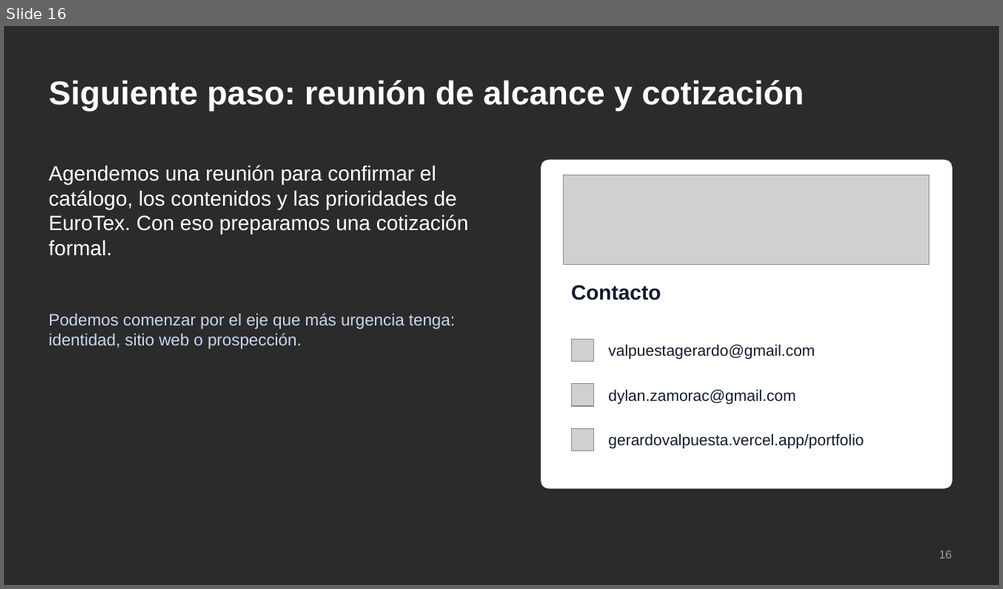
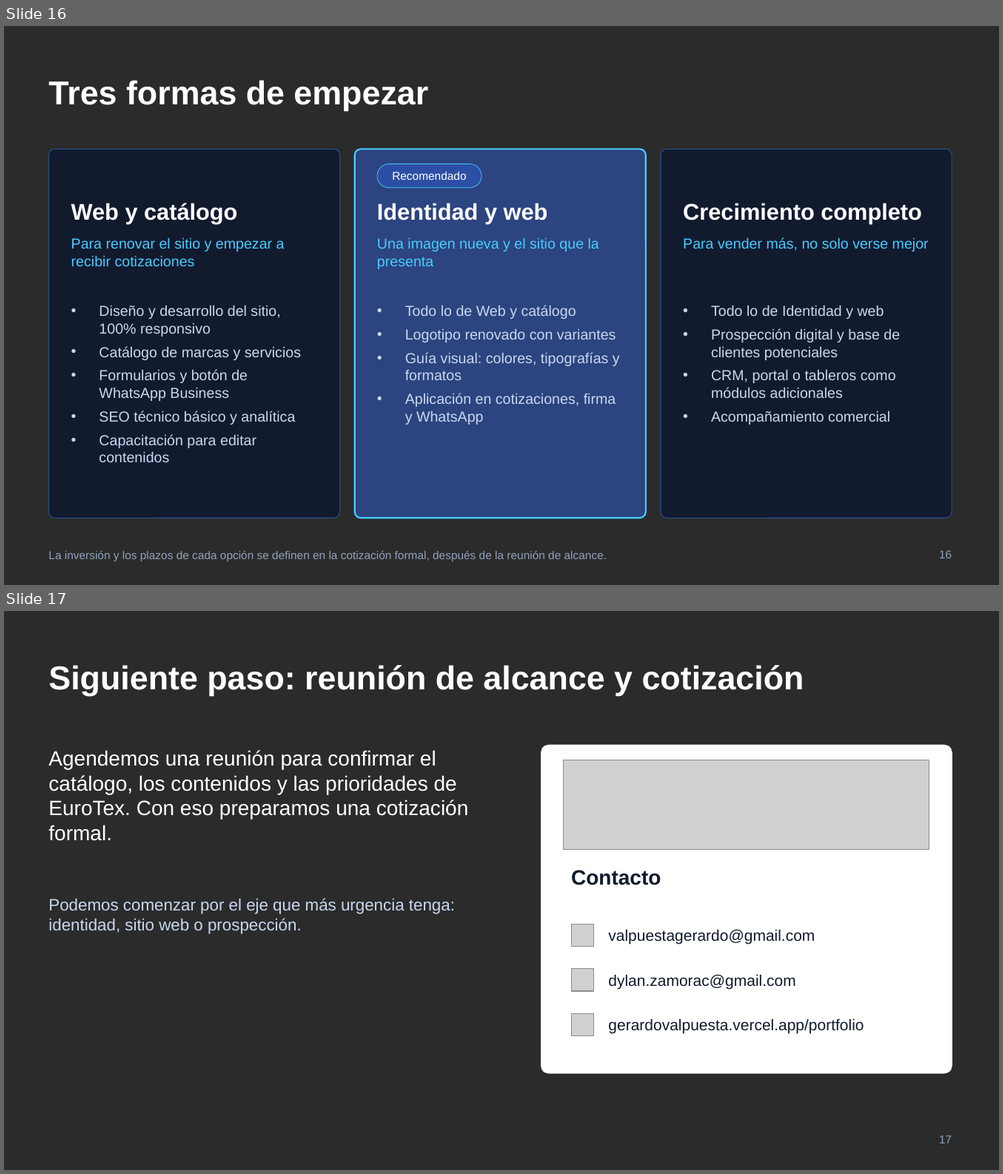
Before and after one commit to GerardoValpuesta/PortafolioWeb, a slide deck: presentaciones/eurotex/SYMTHREE_EuroTex_Propuesta_v2.pptx. Shown one above the other, each under a label of ours: slide 16 before the commit, slides 16 and 17 after it. The pictures are 1003x589 and 1003x1174 pixels, drawn with LibreOffice and Linux fonts; fonts in the diff are those of the drawing; grey boxes stand for pictures; background and template pictures are left out; a plain dark background stands for a picture behind light text. Boxes give left, top, right and bottom in pixels: in the first picture for what was removed or moved away, otherwise in the second. Text is boxed around its words. In the diff, an @@ line names an element or a change of style, - is before the commit and + after.

```diff
--- a/presentaciones/eurotex/SYMTHREE_EuroTex_Propuesta_v2.pptx
+++ b/presentaciones/eurotex/SYMTHREE_EuroTex_Propuesta_v2.pptx
@@ slide 16 added at bbox=[4, 26, 999, 585], background picture (left out) @@
@@ title added at bbox=[48, 80, 428, 111], 32 pt, text #FFFFFF, bold @@
+Tres formas de empezar
@@ rounded rectangle added at bbox=[48, 149, 340, 518], fill #0A1530 at 75% opacity, outline #27508F 0.75 pt @@
@@ rounded rectangle added at bbox=[355, 149, 646, 518], fill #2F6BFF at 40% opacity, outline #47CDFF 1.5 pt @@
@@ rounded rectangle added at bbox=[660, 149, 951, 518], fill #0A1530 at 75% opacity, outline #27508F 0.75 pt @@
@@ rounded rectangle added at bbox=[377, 164, 481, 188], fill #2F6BFF at 30% opacity, outline #47CDFF 0.5 pt @@
@@ text added at bbox=[392, 172, 466, 180], 11 pt, text #FFFFFF @@
+Recomendado
@@ text added at bbox=[71, 203, 237, 224], 22 pt, text #FFFFFF, bold @@
+Web y catálogo
@@ text added at bbox=[377, 203, 548, 224], 22 pt, text #FFFFFF, bold @@
+Identidad y web
@@ text added at bbox=[683, 203, 922, 224], 22 pt, text #FFFFFF, bold @@
+Crecimiento completo
@@ text added at bbox=[71, 238, 284, 266], 14 pt, text #47CDFF @@
+Para renovar el sitio y empezar a recibir cotizaciones
@@ text added at bbox=[377, 238, 599, 269], 14 pt, text #47CDFF @@
+Una imagen nueva y el sitio que la presenta
@@ text added at bbox=[683, 238, 928, 252], 14 pt, text #47CDFF @@
+Para vender más, no solo verse mejor
@@ text added at bbox=[99, 305, 301, 463], 14 pt, text #C8D8EF @@
+• Diseño y desarrollo del sitio, 100% responsivo
+• Catálogo de marcas y servicios
+• Formularios y botón de WhatsApp Business
+• SEO técnico básico y analítica
+• Capacitación para editar contenidos
@@ text added at bbox=[405, 305, 620, 425], 14 pt, text #C8D8EF @@
+• Todo lo de Web y catálogo
+• Logotipo renovado con variantes
+• Guía visual: colores, tipografías y formatos
+• Aplicación en cotizaciones, firma y WhatsApp
@@ text added at bbox=[711, 305, 899, 425], 14 pt, text #C8D8EF @@
+• Todo lo de Identidad y web
+• Prospección digital y base de clientes potenciales
+• CRM, portal o tableros como módulos adicionales
+• Acompañamiento comercial
@@ text added at bbox=[48, 551, 606, 562], 11 pt, text #91A3BD @@
+La inversión y los plazos de cada opción se definen en la cotización formal, después de la reunión de alcance.
@@ page number added at bbox=[939, 551, 951, 559], 11 pt, text #91A3BD @@
+16
@@ what was slide 16 is now slide 17 @@
@@ page number at bbox=[939, 1136, 951, 1144]: text changed @@
-16
+17
```
Also in this commit, not shown: 7 slides changed, 1 other file.
